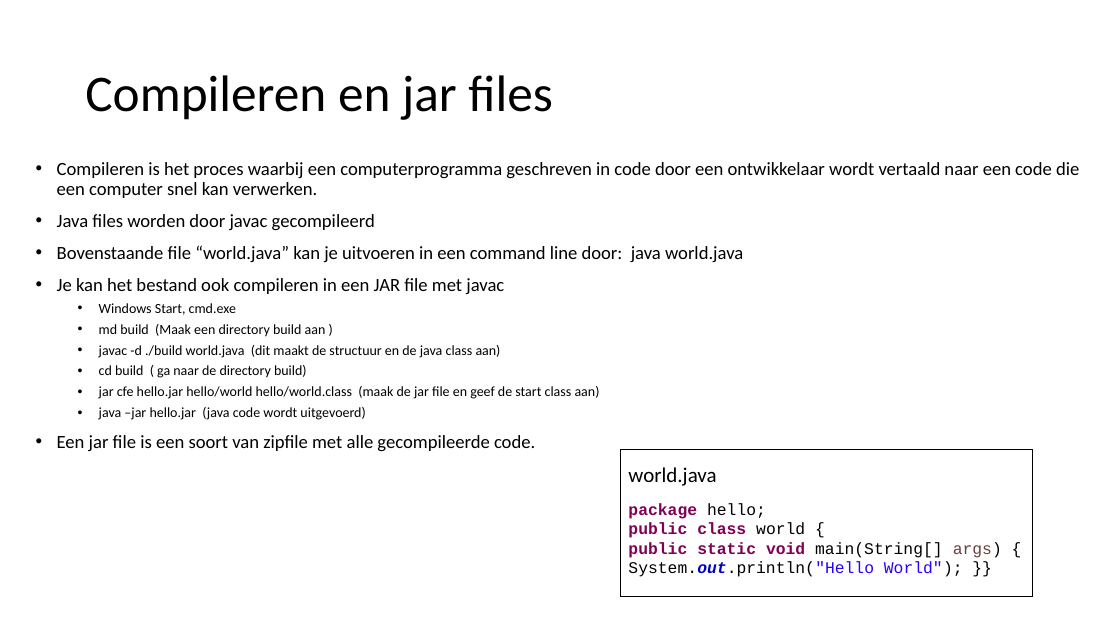
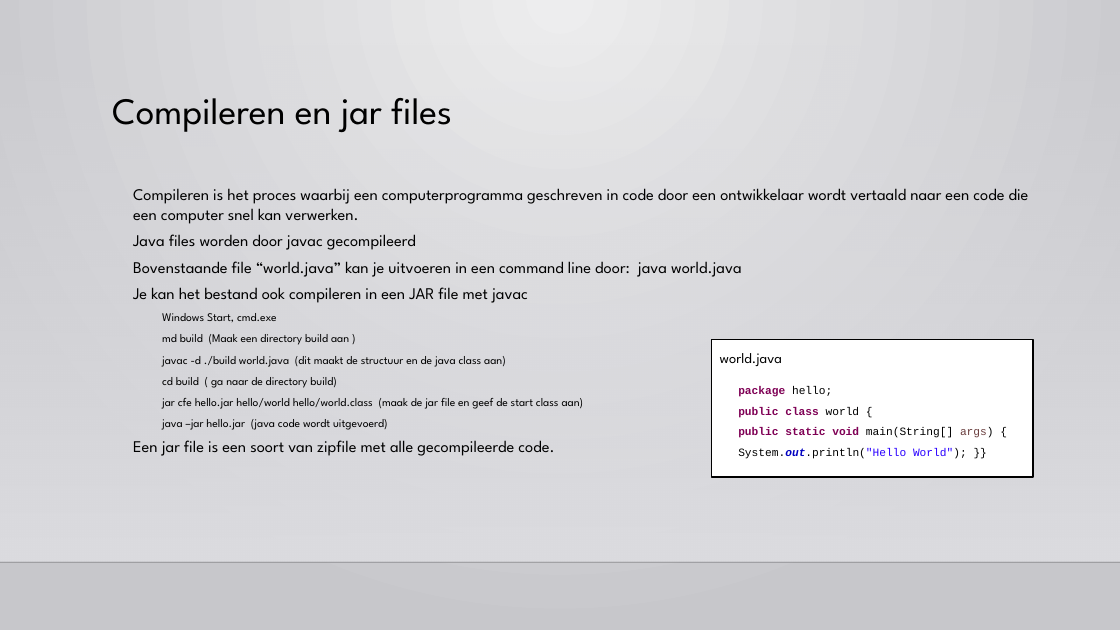
Before and after one commit to otcap/training, a slide deck: slide 9 of java/quickstart/presentatie/Java training - Quickstart.pptx (slide 8 before the commit). Drawn at 1120x630 pixels with LibreOffice and Linux fonts; fonts in the diff are those of the drawing; background and template pictures are left out. Boxes give left, top, right and bottom in pixels: in the first picture for what was removed or moved away, otherwise in the second. Text is boxed around its words. In the diff, an @@ line names an element or a change of style, - is before the commit and + after.

```diff
--- a/java/quickstart/presentatie/Java training - Quickstart.pptx
+++ b/java/quickstart/presentatie/Java training - Quickstart.pptx
@@ background #FFFFFF to gradient #EDEDEE to #C8C8CB @@
@@ rectangle added at (0,43,1120,562), fill gradient #DCDCE0 to #DEDEE2 @@
@@ title "Compileren en jar files": place and size @@
-title "Compileren en jar files" at (85,75,552,120)
+title "Compileren en jar files" at (112,98,452,133)
@@ title "Compileren en jar files" at (112,98,452,133): size 44 to 32 pt, font Calibri to League Spartan; vertical alignment middle to top @@
@@ text "Compileren is het proces waarbij ...": place and size @@
-text "Compileren is het proces waarbij ..." at (57,162,1079,452)
+text "Compileren is het proces waarbij ..." at (133,188,1029,456)
@@ text "Compileren is het proces waarbij ..." at (133,188,1029,456): size 16 to 14 pt in "Compileren is het proces waarbij een computerprogramma ...", "Java files worden door javac gecompileerd", "Bovenstaande file “world.java” kan je uitvoeren in ...", "Je kan het bestand ook compileren in ..." and 1 more places; font Calibri to League Spartan; size 12 to 10 pt in "Windows Start, cmd.exe", "md build (Maak een directory build aan ...", "javac -d ./build world.java (dit maakt de ...", "cd build ( ga naar de directory ..." and 2 more places; bullet • to none; line spacing 0.9 to 1; less space between paragraphs; more space between paragraphs @@
@@ text "world.java": place and size @@
-text "world.java" at (628,467,716,486)
+text "world.java" at (720,353,782,366)
@@ text "world.java" at (720,353,782,366): size 18 to 12.4 pt, font Calibri to League Spartan; more space between paragraphs @@
@@ rectangle: place and size @@
-rectangle at (620,450,1033,597)
+rectangle at (712,339,1033,477)
@@ rectangle at (712,339,1033,477): outline #000000 1 pt to #000000 1.25 pt @@
@@ text "package hello;": place and size @@
-text "package hello;" at (628,503,1002,577)
+text "package hello;" at (738,387,994,459)
@@ text "package hello;" at (738,387,994,459): size 14 to 9.7 pt; more space between paragraphs @@
@@ line added from (0, 562) to (1120, 562), #000001 1 pt @@
```
Also in this commit, not shown: 17 other slides changed, 1 slide added.
